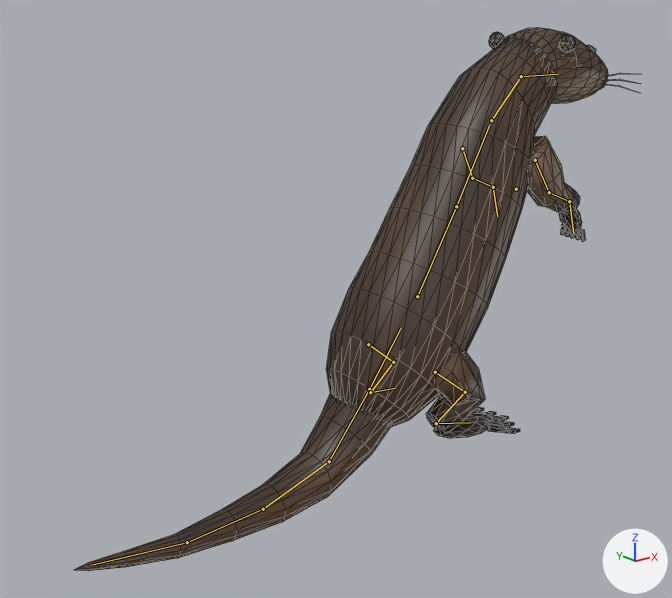
A saved change to the glTF model art/baked/aventyr2/otter.glb.
One viewpoint serves both versions: a camera (50 mm lens) standing at (-2.46, -2.61, 1.66) and looking at (-0.34, 0.05, 0.59). Lighting does not change. The marker at lower right points along +X, +Y and +Z. The picture after the commit comes second. Both versions are drawn at frame 0 of the action 'otter:leap'; the numbers are the values there. The bones that change, and the others that lie on the model, are drawn over the model as lines. Mesh edges are drawn as thin lines.

Names of what the first picture shows: 'otter-body'.
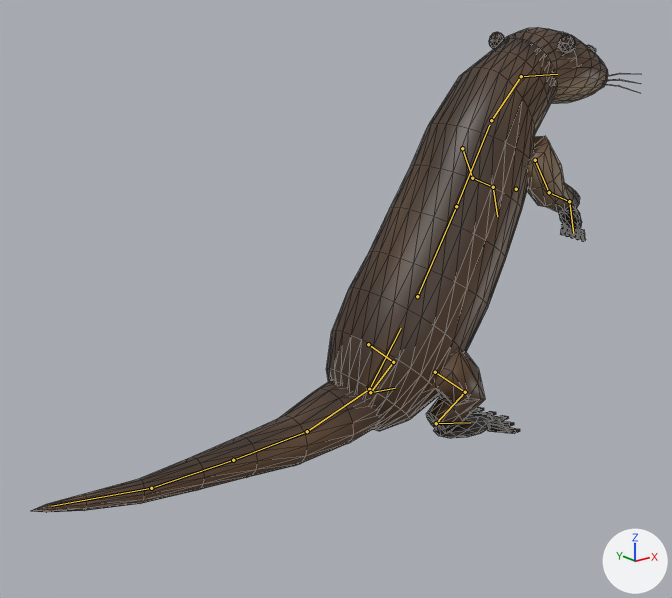
The change, as a diff of the scene's bpy script:
```diff
--- a/art/baked/aventyr2/otter.glb.py
+++ b/art/baked/aventyr2/otter.glb.py
@@ bone_tail1 @@
 bone_tail1 = bpy.data.objects['otter'].pose.bones['tail1']  # child of 'hips'
-bone_tail1.rotation_quaternion = (-0.997, 0.076, 0.0, 0.0)  # degrees (-9, 0, 0)
+bone_tail1.rotation_quaternion = (-0.929, 0.369, 0.0, 0.0)  # degrees (-43, 0, 0)
@@ bone_tail2 @@
 bone_tail2 = bpy.data.objects['otter'].pose.bones['tail2']  # child of 'tail1'
-bone_tail2.rotation_quaternion = (0.945, -0.326, 0.0, 0.0)  # degrees (-38, 0, 0)
+bone_tail2.rotation_quaternion = (0.988, -0.155, 0.0, 0.0)  # degrees (-18, 0, 0)
@@ bone_tail3 @@
 bone_tail3 = bpy.data.objects['otter'].pose.bones['tail3']  # child of 'tail2'
-bone_tail3.rotation_quaternion = (0.994, -0.106, 0.0, 0.0)  # degrees (-12, 0, 0)
+bone_tail3.rotation_quaternion = (1.0, -0.005, 0.0, 0.0)  # degrees (-1, 0, 0)
```

Changed parts and their boxes [x1, y1, x2, y2] in the pictures (672 x 598 px):
'otter-body', posed (8% wider, 11% shorter)
    before: [75, 27, 641, 571]
    after: [32, 27, 641, 512]
bone 'tail1', root to tip
    before: (369, 389) to (329, 461)
    after: (369, 389) to (307, 431)
bone 'tail2', root to tip
    before: (329, 461) to (263, 509)
    after: (307, 431) to (233, 460)
bone 'tail3', root to tip
    before: (263, 509) to (187, 542)
    after: (233, 460) to (151, 488)
